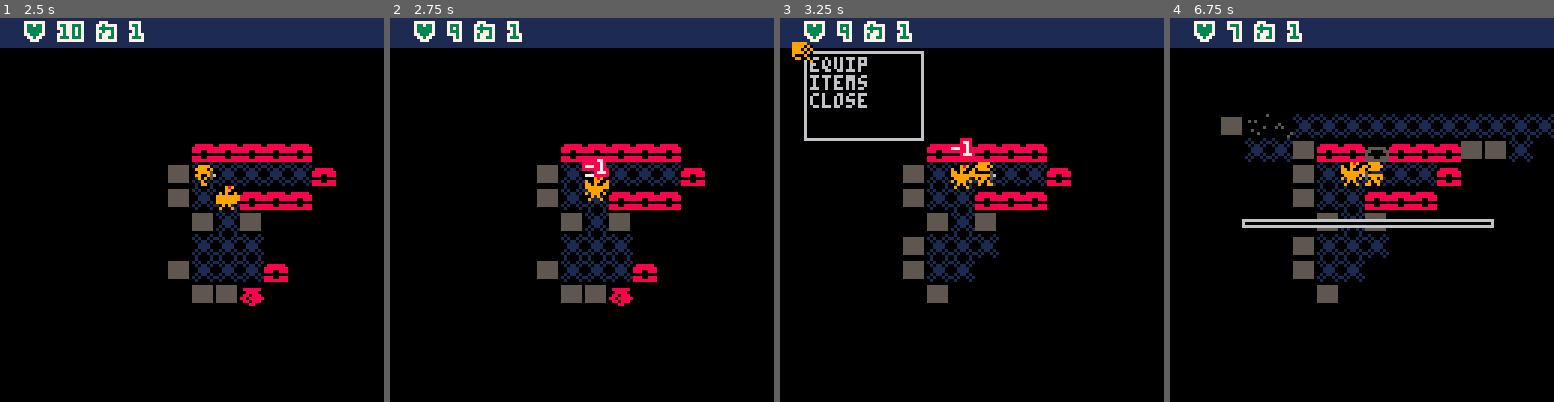
Above: before the commit, frames 1-4 (left to right).
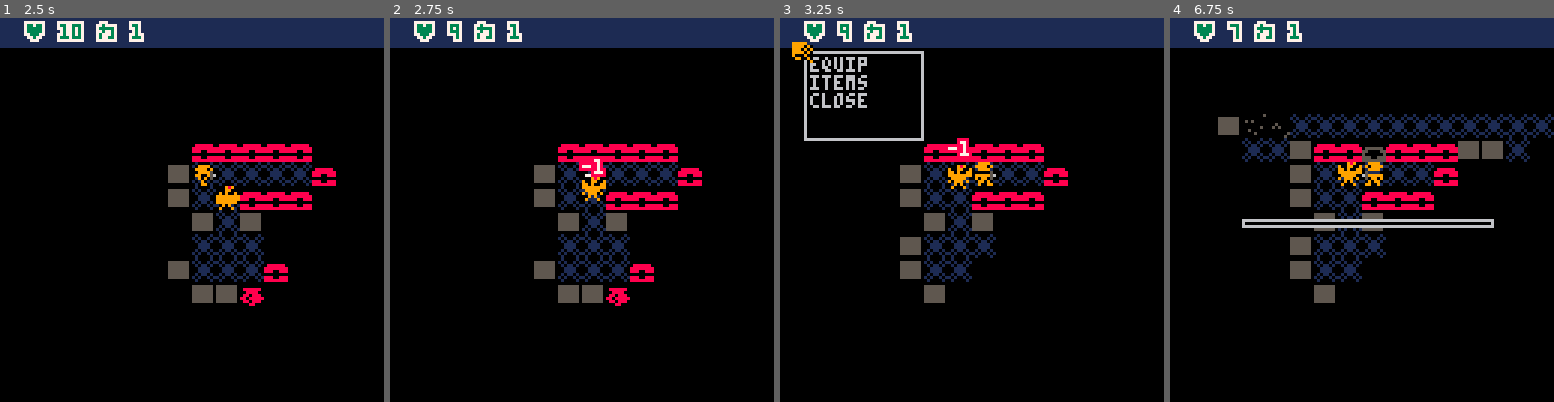
Above: after the commit, the same moments.

Repository: chebastian/picoabyss
Game: PICO-8 cartridge rouge.p8
Same seed, same stepped clock (60 frames per second), same inputs: the game is played once before the commit and once after it.
Inputs:
- Up to frame 1 (2.5 s): tap X (X key) at 0.33, 1.07, 1.85 s; tap O (Z key) at 0.7, 1.7, 2.1 s; hold Right 1.6-2.1 s; hold Up 2.15-2.42 s; hold Right from 2.47 s (still down)
- Up to frame 2 (2.75 s): keep holding Right; tap O (Z key) at 2.5 s
- Up to frame 3 (3.25 s): tap O (Z key) at 2.9 s; tap X (X key) at 2.97 s; release Right at 3.03 s; hold Left from 3.08 s (still down)
- Up to frame 4 (6.75 s): tap O (Z key) every 0.4 s from 3.3 to 6.5 s; release Left at 3.58 s; hold Down 3.63-3.97 s; hold Right 4.02-4.68 s; tap X (X key) at 4.08, 5.2, 6.32 s; hold Up 4.73-5.03 s; hold Left 5.08-5.68 s; hold Down 5.73-6.03 s; hold Right 6.08-6.58 s; hold Right from 6.63 s (still down)

Frame 1 is identical in both runs. In frame 2, 4.3% of the frame differs, in the area x 37-83%, y 32-75%; in frame 3, 3.9%; in frame 4, 7.3%, in the area x 12-100%, y 25-75%.

Commit message:
bugfix, always finish ease before completing turn

Diff:
--- a/rouge.p8
+++ b/rouge.p8
@@ -284,6 +284,15 @@
 function upd_ease()
   buff_input()
  _t⧗=min(_t⧗+_trn_spd,1)
+
+
+ for e in all (_ents) do
+  e.pos_ren.x,
+  e.pos_ren.y = e.ease(e)
+ end
+
+ _cam.pos_ren.x,
+ _cam.pos_ren.y = ease_lerp(_cam)
  if(_t⧗ == 1) then
   pop_upd()
   set_lst_pos(_cam)
@@ -291,14 +300,6 @@
   _on_turn_done()
   return
  end
-
- for e in all (_ents) do
-  e.pos_ren.x,
-  e.pos_ren.y = e.ease(e)
- end
-
- _cam.pos_ren.x,
- _cam.pos_ren.y = ease_lerp(_cam)
 end
 
 -->8
